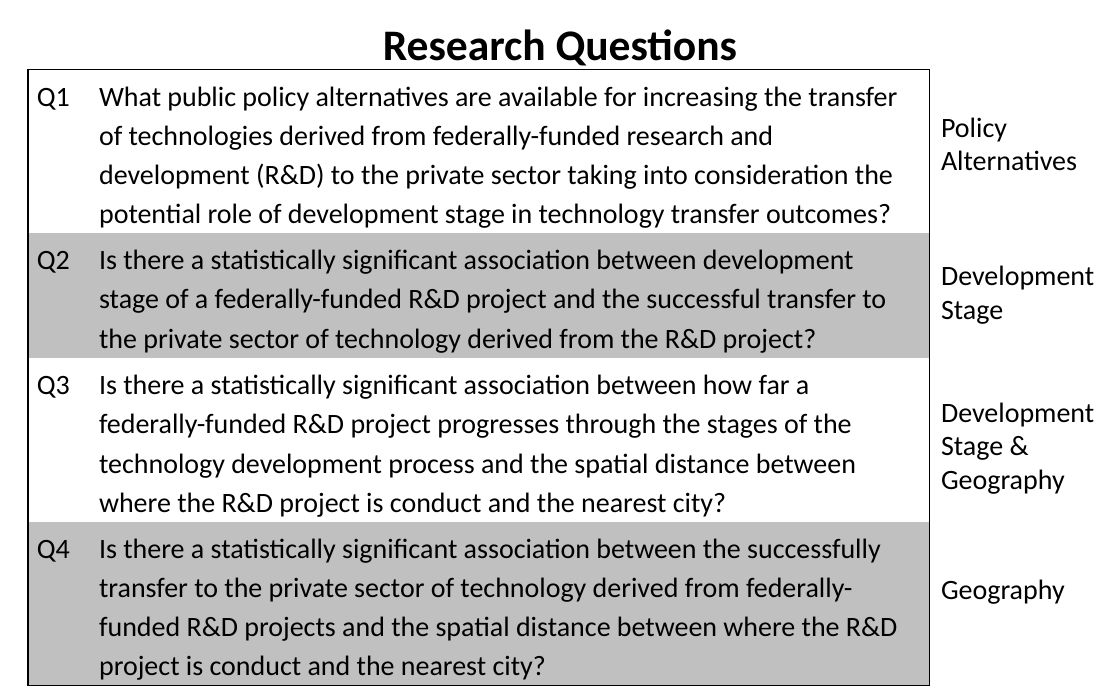
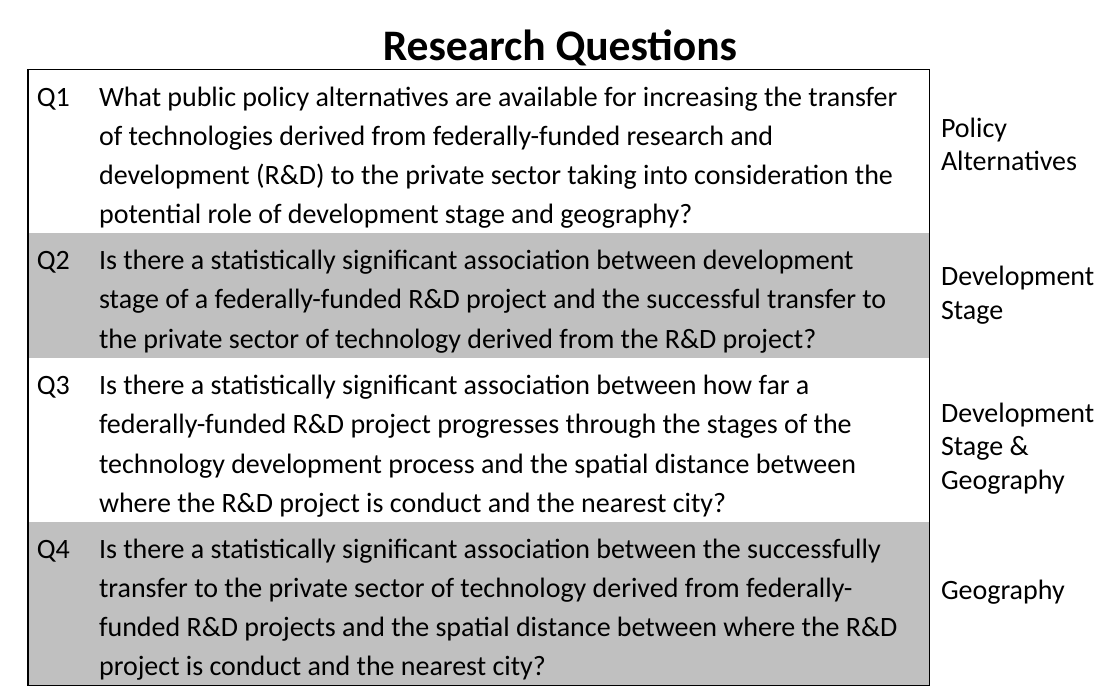
Before and after one commit to SLU-Courses-Townes/SOC5600, a slide deck: slide 13 of FinalProject/Presentation/Townes_SOC5600_FinalProject_Presentation.pptx. Drawn at 1120x700 pixels with LibreOffice and Linux fonts; fonts in the diff are those of the drawing. Boxes give left, top, right and bottom in pixels: in the first picture for what was removed or moved away, otherwise in the second. Text is boxed around its words. In the diff, an @@ line names an element or a change of style, - is before the commit and + after.

```diff
--- a/FinalProject/Presentation/Townes_SOC5600_FinalProject_Presentation.pptx
+++ b/FinalProject/Presentation/Townes_SOC5600_FinalProject_Presentation.pptx
@@ table at bbox=[28, 69, 930, 684] @@
-row 1, column 2: What public policy alternatives are available for increasing the transfer of technologies derived from federally-funded research and development (R&D) to the private sector taking into consideration the potential role of development stage in technology transfer outcomes?
+row 1, column 2: What public policy alternatives are available for increasing the transfer of technologies derived from federally-funded research and development (R&D) to the private sector taking into consideration the potential role of development stage and geography?
```
Also in this commit, not shown: 10 other slides changed.
